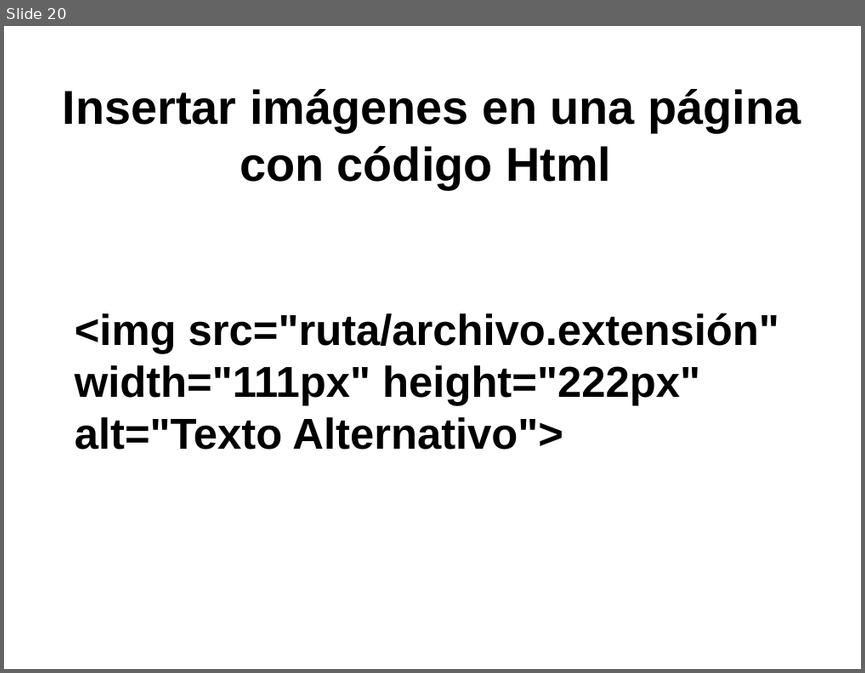
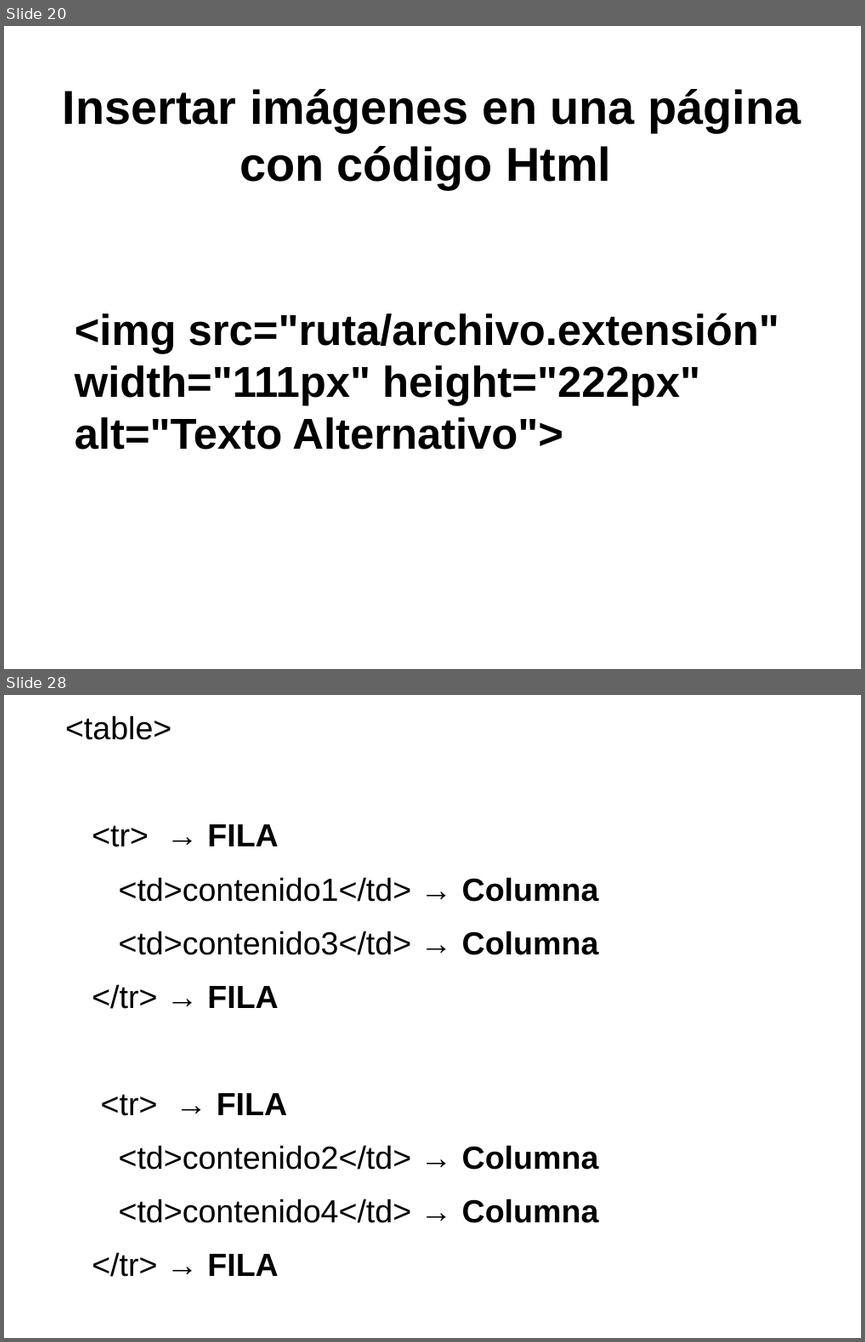
Before and after one commit to toblerone554/CampusInfantil2016, a slide deck: Veteranos/html/PresentaciónHTML.odp. Shown one above the other, each under a label of ours: slide 20 before the commit, slides 20 and 28 after it; the slides between them are not shown. The pictures are 865x673 and 865x1342 pixels, drawn with LibreOffice and Linux fonts; fonts in the diff are those of the drawing. Boxes give left, top, right and bottom in pixels: in the first picture for what was removed or moved away, otherwise in the second. Text is boxed around its words. In the diff, an @@ line names an element or a change of style, - is before the commit and + after.

```diff
--- a/Veteranos/html/PresentaciónHTML.odp
+++ b/Veteranos/html/PresentaciónHTML.odp
@@ slide 28 added at box(4, 695, 861, 1338), background #FFFFFF @@
@@ text added at box(65, 715, 599, 1276), 29.6 pt, text #000000 @@
+<table>
+<tr> → FILA
+<td>contenido1</td> → Columna
+<td>contenido3</td> → Columna
+</tr> → FILA
+<tr> → FILA
+<td>contenido2</td> → Columna
+<td>contenido4</td> → Columna
+</tr> → FILA
+</table>
```
Also in this commit, not shown: 9 other slides added, 1 slide removed, 8 other files.
